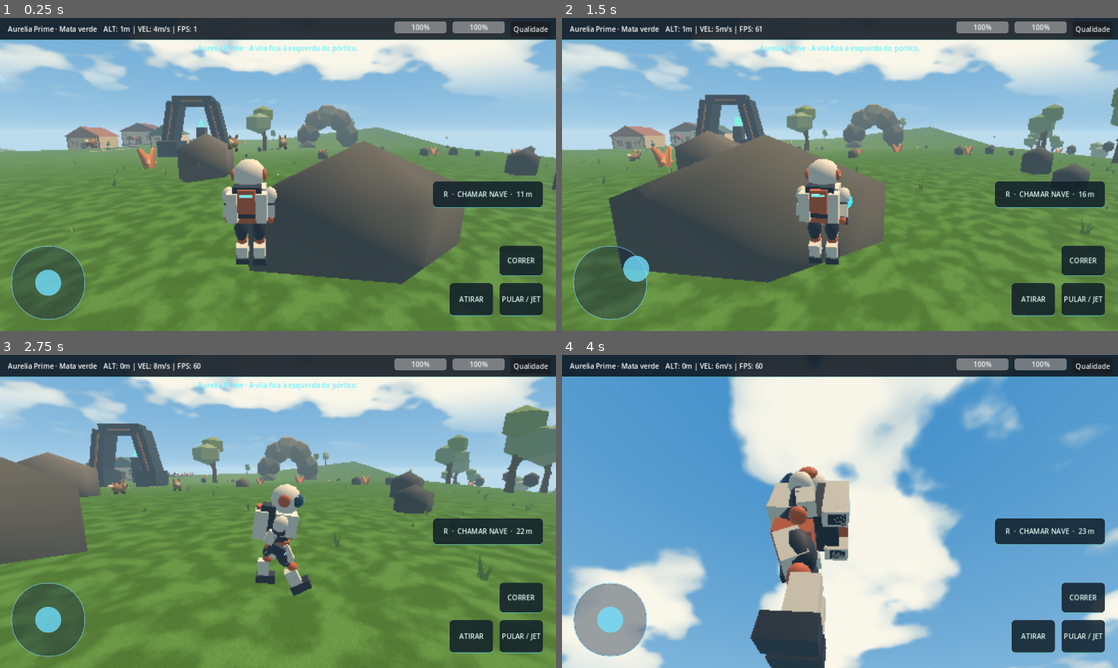
Above: before the commit, frames 1-4 (two rows, left to right).
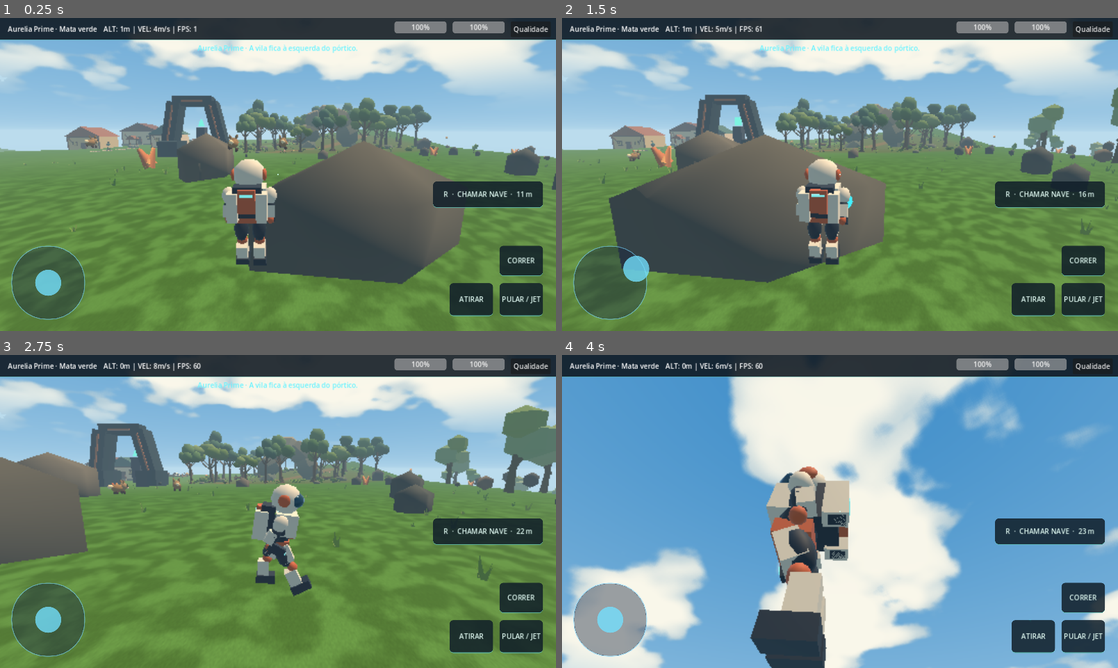
Above: after the commit, the same moments.

Repository: kaashi-ale/StarwardNomad
Game: Godot game, scene res://Main.tscn
Two runs of this game, one before a commit and one after it. Both use one fixed random seed, a clock stepped at 60 frames per second and the inputs below.
Inputs (mouse positions are in pixels of both pictures, inside the frame that each line leads up to):
- Up to frame 1 (0.25 s): no input
- Up to frame 2 (1.5 s): move the mouse to (962, 158) at 0.52 s; press the mouse at (962, 158) at 0.53 s; hold D (move_right) 0.53-1.25 s; tap Space (jump) at 0.77 s; release the mouse at (962, 158) at 1.25 s; drag from (728, 190) to (812, 237) at 1.27 s
- Up to frame 3 (2.75 s): move the mouse to (333, 442) at 2.02 s; hold D (move_right) from 2.03 s (still down); hold Shift (sprint) from 2.03 s (still down)
- Up to frame 4 (4 s): release D (move_right) at 2.75 s; release Shift (sprint) at 2.75 s; drag from (812, 574) to (673, 464) at 2.77 s; move the mouse to (1006, 558) at 3.52 s; hold A (move_left) from 3.53 s (still down); hold Tab from 3.53 s (still down); tap Space (jump) at 3.77 s

The runs differ from the first frame. In frame 1, 2.8% of the frame differs, in the area x 42-99%, y 25-46%; in frame 2, 3.0%; in frame 3, 3.1%, in the area x 32-100%, y 23-48%; in frame 4, nothing differs.

Commit message:
Reformula o Bosque do Arco em Aurelia Prime

Diff:
--- /dev/null
+++ b/Planets/AureliaForest.gd
@@ -0,0 +1,188 @@
+extends StaticBody3D
+## A hand-shaped grove along the curved survey trail between the gate and arch.
+
+const MODELS := preload("res://Planets/AureliaForestMeshes.gd")
+const CENTER := Vector2(25.0, 63.0)
+const CLEARING := Vector2(12.5, 69.0)
+
+var _landing: Node3D
+var _planet: Node3D
+var _ground: PhysicsDirectSpaceState3D
+var _rng := RandomNumberGenerator.new()
+var _cover: Array[MultiMesh] = []
+var _canopy: Array[MultiMesh] = []
+var _compact_canopy := false
+
+
+static func contains_offset(offset: Vector2) -> bool:
+	return ((offset - CENTER) / Vector2(28.0, 29.0)).length_squared() < 1.0 and offset.x > 1.5
+
+
+static func trail_x(y: float) -> float:
+	var distance := y - 61.0
+	return 25.0 + distance * 0.68 + 3.1 * sin(distance * 0.105)
+
+
+func build(landing: Node3D, planet: Node3D) -> void:
+	_landing = landing
+	_planet = planet
+	_ground = get_world_3d().direct_space_state
+	_rng.seed = 55102
+	_compact_canopy = QualityManager.current_preset == QualityManager.Preset.ECONOMY
+	_build_canopy()
+	_build_understory()
+	_build_deadwood()
+	_apply_quality(QualityManager.current_preset)
+	QualityManager.quality_changed.connect(_apply_quality)
+
+
+func _build_canopy() -> void:
+	# A staggered canopy on both sides preserves sightlines to the arch and the clearing.
+	var tree_sites: Array[Vector2] = [
+		Vector2(5, 45), Vector2(16, 44), Vector2(20, 42), Vector2(23, 46),
+		Vector2(7, 52), Vector2(11, 54), Vector2(30, 48), Vector2(35, 51),
+		Vector2(6, 59), Vector2(13, 60), Vector2(17, 64), Vector2(38, 55),
+		Vector2(6, 68), Vector2(20, 72), Vector2(23, 75), Vector2(39, 64),
+		Vector2(10, 78), Vector2(14, 81), Vector2(20, 85), Vector2(29, 86),
+		Vector2(25, 80), Vector2(35, 80), Vector2(44, 74), Vector2(47, 67),
+		Vector2(43, 58), Vector2(33, 56), Vector2(48, 59),
+	]
+	for variant in range(3):
+		var transforms: Array[Transform3D] = []
+		for index in range(variant, tree_sites.size(), 3):
+			var ground := _ground_pose(tree_sites[index])
+			var size := _rng.randf_range(0.72, 1.24)
+			var proportions := Vector3(size * _rng.randf_range(0.91, 1.12), size, size)
+			transforms.append(Transform3D(ground.basis * Basis.from_scale(proportions), ground.origin))
+			var trunk := CylinderShape3D.new()
+			trunk.radius = 0.37 * maxf(proportions.x, proportions.z)
+			trunk.height = 4.35 * size
+			_add_collision(trunk, ground.translated_local(Vector3.UP * (trunk.height * 0.5 - 0.12)))
+		_canopy.append(_batch("Canopy%d" % variant, MODELS.new().tree(variant, _compact_canopy), transforms))
+
+
+func _build_understory() -> void:
+	var shrubs: Array[Transform3D] = []
+	var ferns: Array[Transform3D] = []
+	var blossoms: Array[Transform3D] = []
+	var stones: Array[Transform3D] = []
+	for y: float in [42.0, 46.0, 49.0, 54.0, 71.0, 75.0]:
+		var x := trail_x(y)
+		blossoms.append(_scaled_pose(Vector2(x + 2.9, y), _rng.randf_range(1.1, 1.5)))
+		blossoms.append(_scaled_pose(Vector2(x + 3.4, y + 0.53), _rng.randf_range(0.74, 1.1)))
+		ferns.append(_scaled_pose(Vector2(x - 3.1, y + 0.3), _rng.randf_range(1.12, 1.52)))
+	for i in range(330):
+		var angle := _rng.randf_range(0, TAU)
+		var radial := sqrt(_rng.randf())
+		var offset := CENTER + Vector2(cos(angle) * 27.0, sin(angle) * 27.0) * radial
+		if not contains_offset(offset) or offset.distance_to(Vector2(25, 61)) < 7.6:
+			continue
+		var trail_distance := absf(offset.x - trail_x(offset.y))
+		var clearing_distance := offset.distance_to(CLEARING)
+		if trail_distance < 2.5 or clearing_distance < 3.6:
+			continue
+		var patch := sin(offset.x * 0.43 + offset.y * 0.11) + cos(offset.y * 0.46 - offset.x * 0.18)
+		var roll := _rng.randf()
+		if trail_distance < 5.4 or clearing_distance < 7.0:
+			if roll < 0.62:
+				blossoms.append(_scaled_pose(offset, _rng.randf_range(0.78, 1.48)))
+			elif roll < 0.86:
+				ferns.append(_scaled_pose(offset, _rng.randf_range(0.76, 1.28)))
+			else:
+				stones.append(_scaled_pose(offset, _rng.randf_range(0.29, 0.72)))
+		elif patch > -0.24:
+			if roll < 0.22 and shrubs.size() < 45:
+				shrubs.append(_scaled_pose(offset, _rng.randf_range(0.55, 1.05)))
+			elif roll < 0.86:
+				ferns.append(_scaled_pose(offset, _rng.randf_range(0.78, 1.45)))
+			else:
+				stones.append(_scaled_pose(offset, _rng.randf_range(0.35, 0.77)))
+	_cover.append(_batch("Understory", MODELS.new().shrub(), shrubs))
+	_cover.append(_batch("FernBanks", MODELS.new().fern(), ferns))
+	_cover.append(_batch("Wildflowers", MODELS.new().flowers(), blossoms))
+	_cover.append(_batch("LooseStone", MODELS.new().stone(), stones))
+
+
+func _build_deadwood() -> void:
+	var logs: Array[Transform3D] = []
+	for offset: Vector2 in [Vector2(11, 65), Vector2(35, 59), Vector2(28, 82)]:
+		var pose := _ground_pose(offset)
+		var size := _rng.randf_range(0.97, 1.30)
+		logs.append(Transform3D(pose.basis.scaled(Vector3.ONE * size), pose.origin))
+		var log_shape := CapsuleShape3D.new()
+		log_shape.radius = 0.32 * size
+		log_shape.height = 3.03 * size
+		var transform := pose.translated_local(Vector3.UP * 0.33 * size).rotated_local(Vector3.BACK, PI * 0.5)
+		_add_collision(log_shape, transform)
+	_batch("FallenWood", MODELS.new().log_model(), logs)
+
+	var formations: Array[Transform3D] = []
+	for offset: Vector2 in [Vector2(8, 57), Vector2(17, 71), Vector2(37, 52), Vector2(35, 70), Vector2(15, 78)]:
+		var pose := _ground_pose(offset)
+		var size := _rng.randf_range(1.1, 1.7)
+		formations.append(Transform3D(pose.basis.scaled(Vector3.ONE * size), pose.origin))
+		var boulder := SphereShape3D.new()
+		boulder.radius = size * 0.54
+		_add_collision(boulder, pose.translated_local(Vector3.UP * 0.16 * size))
+	_batch("WeatheredBoulders", MODELS.new().stone(), formations)
+
+
+func _scaled_pose(offset: Vector2, size: float) -> Transform3D:
+	var pose := _ground_pose(offset)
+	pose.basis = pose.basis.scaled(Vector3.ONE * size)
+	return pose
+
+
+func _ground_pose(offset: Vector2) -> Transform3D:
+	var point: Vector3 = _landing.surface_at_offset(offset)
+	var up := point.normalized()
+	var center: Vector3 = _planet.global_position
+	var world := center + point
+	var ray := PhysicsRayQueryParameters3D.create(world + up * 22.0, world - up * 22.0, 1)
+	var hit := _ground.intersect_ray(ray)
+	if not hit.is_empty():
+		world = hit["position"]
+	var reference := Vector3.RIGHT if absf(up.x) < 0.9 else Vector3.UP
+	var basis := Basis.looking_at(reference.slide(up), up).rotated(up, _rng.randf_range(0.0, TAU))
+	return Transform3D(basis, to_local(world - up * 0.048))
+
+
+func _add_collision(shape: Shape3D, placement: Transform3D) -> void:
+	var collider := CollisionShape3D.new()
+	collider.shape = shape
+	add_child(collider)
+	collider.transform = placement
+
+
+func _batch(label: String, mesh: ArrayMesh, transforms: Array[Transform3D]) -> MultiMesh:
+	var instances := MultiMesh.new()
+	instances.transform_format = MultiMesh.TRANSFORM_3D
+	instances.use_colors = true
+	instances.mesh = mesh
+	instances.instance_count = transforms.size()
+	for i in range(transforms.size()):
+		instances.set_instance_transform(i, transforms[i])
+		instances.set_instance_color(i, Color("#c5cdaf").lerp(Color.WHITE, _rng.randf_range(0.37, 1.0)))
+	var display := MultiMeshInstance3D.new()
+	display.name = label
+	display.multimesh = instances
+	display.cast_shadow = GeometryInstance3D.SHADOW_CASTING_SETTING_OFF
+	display.visibility_range_end = 175.0
+	display.visibility_range_end_margin = 12.0
+	add_child(display)
+	return instances
+
+
+func _apply_quality(preset: int) -> void:
+	var compact := preset == QualityManager.Preset.ECONOMY
+	if compact != _compact_canopy:
+		_compact_canopy = compact
+		for variant in range(_canopy.size()):
+			_canopy[variant].mesh = MODELS.new().tree(variant, compact)
+	var visible_fraction := 1.0
+	if preset == QualityManager.Preset.ECONOMY:
+		visible_fraction = 0.56
+	elif preset == QualityManager.Preset.LOW:
+		visible_fraction = 0.77
+	for batch: MultiMesh in _cover:
+		batch.visible_instance_count = roundi(batch.instance_count * visible_fraction)
--- /dev/null
+++ b/Planets/AureliaForestMeshes.gd
@@ -0,0 +1,179 @@
+extends RefCounted
+## Compact vertex-colored meshes for the woodland. Each type uses a single surface.
+
+var _surface := SurfaceTool.new()
+
+
+func _init() -> void:
+	_surface.begin(Mesh.PRIMITIVE_TRIANGLES)
+
+
+func tree(variant: int, compact: bool) -> ArrayMesh:
+	var rng := RandomNumberGenerator.new()
+	rng.seed = 271 + variant * 37
+	var bark := [Color("#79604b"), Color("#796854"), Color("#655649")][variant] as Color
+	var leaf := [Color("#59804a"), Color("#78944b"), Color("#416c52")][variant] as Color
+	var height := [7.7, 6.3, 9.5][variant] as float
+	var lean := Vector3([0.85, -0.63, 0.44][variant], 0, 0.24)
+	var fork := Vector3(0, height * 0.52, 0) + lean * 0.45
+	var crown_sides := 6 if compact else 8
+	var crown_rows := 3 if compact else 4
+	var tip := Vector3.UP * height + lean
+	_tube([Vector3(0, -0.24, 0), Vector3(0.05, 0.57, 0.12), fork, tip], [0.50, 0.36, 0.23, 0.068], bark, 7)
+	for i in range(4):
+		var angle := TAU * i / 4.0 + rng.randf_range(-0.24, 0.24)
+		var root := Vector3(cos(angle), 0, sin(angle))
+		_tube([root * 0.86 - Vector3.UP * 0.18, root * 0.36 + Vector3.UP * 0.26, Vector3.UP * 0.76], [0.095, 0.14, 0.17], bark.darkened(0.06), 5)
+	for i in range(5):
+		var angle := i * 2.399 + variant * 0.88
+		var direction := Vector3(cos(angle), 0, sin(angle))
+		var outward := (2.0 if variant == 1 else 1.6) + rng.randf_range(-0.18, 0.36)
+		var end := fork + direction * outward + Vector3.UP * (height * 0.24 + rng.randf_range(-0.5, 0.5))
+		var start := fork - Vector3.UP * rng.randf_range(0.15, 0.87)
+		_tube([start, start.lerp(end, 0.55) - Vector3.UP * 0.17, end], [0.14, 0.095, 0.039], bark, 5)
+		var dimensions := Vector3(2.8, 2.05, 2.3) if variant == 1 else Vector3(2.45, 2.35, 2.15)
+		_lobe(end + Vector3.UP * 0.45, dimensions * rng.randf_range(0.82, 1.15), leaf.lightened(rng.randf_range(-0.1, 0.16)), angle, crown_sides, crown_rows)
+	_lobe(tip - Vector3.UP * 0.07, Vector3(3.1, 2.15 if variant == 1 else 3.15, 2.73), leaf.lightened(0.12), variant, crown_sides, crown_rows)
+	return _finish()
+
+
+func shrub() -> ArrayMesh:
+	_lobe(Vector3(-0.37, 0.45, 0.04), Vector3(1.34, 1.03, 1.16), Color("#506b36"), 1.0, 6, 3)
+	_lobe(Vector3(0.35, 0.44, 0.06), Vector3(1.29, 0.89, 1.0), Color("#678644"), 3.0, 6, 3)
+	_lobe(Vector3(0.07, 0.67, -0.21), Vector3(1.36, 1.32, 1.16), Color("#758c47"), 0.0, 6, 3)
+	return _finish()
+
+
+func fern() -> ArrayMesh:
+	for i in range(5):
+		var angle := float(i) * 2.399
+		var forward := Vector3(cos(angle), 0, sin(angle))
+		var width := forward.cross(Vector3.UP)
+		var start := Vector3.UP * 0.045
+		var last := start
+		var span := 0.68 + (i % 3) * 0.14
+		for rib in range(4):
+			var t := (rib + 1) / 5.0
+			var bend := start + forward * span * t + Vector3.UP * sin(t * 2.45) * 0.49
+			var joint := last.lerp(bend, 0.23)
+			_triangle(last - width * 0.018, bend, last + width * 0.018, Color("#829d52"), true)
+			var reach := sin(t * PI) * 0.22
+			for side: float in [-1.0, 1.0]:
+				var end := bend + width * reach * side + forward * 0.15
+				_triangle(joint, bend + forward * 0.06, end, Color("#789b4e"), true)
+			last = bend
+		_triangle(last - width * 0.028, start + forward * span * 1.13 + Vector3.UP * 0.36,
+			last + width * 0.028, Color("#92a758"), true)
+	return _finish()
+
+
+func flowers() -> ArrayMesh:
+	for i in range(4):
+		var angle := float(i) * 2.399
+		var offset := Vector3(cos(angle), 0, sin(angle)) * 0.22
+		var head := offset + Vector3.UP * (0.29 + 0.10 * (i % 3))
+		_tube([offset * 0.50, head], [0.019, 0.013], Color("#637638"), 4)
+		var petal := Color("#ecce8d") if i % 3 == 0 else Color("#d798a2")
+		for p in range(5):
+			var direction := Vector3(cos(p * TAU / 5.0), 0, sin(p * TAU / 5.0))
+			var side := direction.cross(Vector3.UP)
+			var tip := head + direction * 0.115 + Vector3.UP * 0.032
+			_triangle(head, tip - side * 0.050, tip + side * 0.050, petal, true)
+			var center := head + Vector3.UP * 0.027
+			_triangle(center, center + direction * 0.04 - side * 0.019,
+				center + direction * 0.04 + side * 0.019, Color("#c99558"), true)
+	return _finish()
+
+
+func stone() -> ArrayMesh:
+	_lobe(Vector3.UP * 0.19, Vector3(1.71, 1.13, 1.36), Color("#767a6a"), 2.2, 8, 4)
+	return _finish()
+
+
+func log_model() -> ArrayMesh:
+	var bark := Color("#6c5340")
+	_tube([Vector3(-1.48, 0.36, -0.10), Vector3(-0.6, 0.38, 0.04), Vector3(0.56, 0.42, 0.08), Vector3(1.46, 0.39, 0)], [0.39, 0.36, 0.32, 0.28], bark, 9)
+	_disk(Vector3(-1.49, 0.36, -0.10), 0.34, Color("#aa8056"), -1.0)
+	_disk(Vector3(-1.506, 0.36, -0.10), 0.24, Color("#c39b69"), -1.0)
+	_disk(Vector3(1.47, 0.39, 0), 0.23, Color("#b99165"), 1.0)
+	_tube([Vector3(0.41, 0.46, -0.04), Vector3(0.46, 0.82, -0.14), Vector3(0.63, 0.91, -0.19)], [0.1, 0.077, 0.05], bark, 5)
+	_lobe(Vector3(-0.48, 0.66, 0.08), Vector3(1.45, 0.27, 0.55), Color("#75824b"), 1.1, 7, 3)
+	return _finish()
+
+
+func _disk(center: Vector3, radius: float, tint: Color, sign_value: float) -> void:
+	for i in range(9):
+		var a := TAU * i / 9.0
+		var b := TAU * (i + 1) / 9.0
+		var first := center + Vector3(0, cos(a), sin(a)) * radius
+		var second := center + Vector3(0, cos(b), sin(b)) * radius
+		_triangle(center, first, second, tint, false, Vector3.RIGHT * sign_value)
+
+
+func _tube(points: Array, widths: Array, tint: Color, sides: int) -> void:
+	var rings: Array[PackedVector3Array] = []
+	for i in range(points.size()):
+		var axis: Vector3 = (points[mini(i + 1, points.size() - 1)] - points[maxi(i - 1, 0)]).normalized()
+		var reference := Vector3.RIGHT if absf(axis.x) < 0.91 else Vector3.UP
+		var radial := axis.cross(reference).normalized()
+		var tangent := axis.cross(radial)
+		var ring := PackedVector3Array()
+		for side in range(sides):
+			var theta := TAU * side / sides
+			var angle := (radial * cos(theta) + tangent * sin(theta)) * float(widths[i])
+			ring.append(points[i] + angle * (1.0 + 0.10 * sin(theta * 3.0 + i)))
+		rings.append(ring)
+	for row in range(rings.size() - 1):
+		for side in range(sides):
+			var nxt := (side + 1) % sides
+			var a := rings[row][side]
+			var b := rings[row][nxt]
+			var c := rings[row + 1][side]
+			var d := rings[row + 1][nxt]
+			var outward: Vector3 = (a + b) * 0.5 - points[row]
+			var color := tint.darkened(0.085 * (side % 3))
+			_triangle(a, c, b, color, false, outward)
+			_triangle(b, c, d, color, false, outward)
+
+
+func _lobe(center: Vector3, dimensions: Vector3, tint: Color, seed_value: float, sides := 8, rows := 4) -> void:
+	var mesh := SphereMesh.new()
+	mesh.radial_segments = sides
+	mesh.rings = rows
+	var arrays := mesh.get_mesh_arrays()
+	var vertices: PackedVector3Array = arrays[Mesh.ARRAY_VERTEX]
+	var indices: PackedInt32Array = arrays[Mesh.ARRAY_INDEX]
+	_surface.set_smooth_group(0)
+	for index in indices:
+		var point := vertices[index]
+		# Ripple each crown consistently at its seams and poles.
+		var shell := 1.0 + sin(point.x * 14.0 + point.z * 8.0 + seed_value) * sin(point.y * 10.0 + point.z * 9.0) * 0.15
+		var color := tint.darkened(maxf(0.0, -point.y) * 0.42).lightened(maxf(0.0, point.y) * 0.16)
+		_surface.set_color(color)
+		_surface.add_vertex(center + point * dimensions * shell)
+	_surface.set_smooth_group(-1)
+
+
+func _triangle(a: Vector3, b: Vector3, c: Vector3, tint: Color, double_sided := false, outward := Vector3.ZERO) -> void:
+	_surface.set_smooth_group(-1)
+	_surface.set_color(tint)
+	_surface.add_vertex(a)
+	var reverse := not outward.is_zero_approx() and (c - a).cross(b - a).dot(outward) < 0.0
+	_surface.add_vertex(c if reverse else b)
+	_surface.add_vertex(b if reverse else c)
+	if double_sided:
+		_surface.add_vertex(a)
+		_surface.add_vertex(c)
+		_surface.add_vertex(b)
+
+
+func _finish() -> ArrayMesh:
+	_surface.generate_normals()
+	_surface.index()
+	var material := StandardMaterial3D.new()
+	material.vertex_color_use_as_albedo = true
+	material.roughness = 0.96
+	material.metallic_specular = 0.13
+	material.shading_mode = BaseMaterial3D.SHADING_MODE_PER_VERTEX
+	_surface.set_material(material)
+	return _surface.commit()
--- a/Planets/AureliaLanding.gd
+++ b/Planets/AureliaLanding.gd
@@ -1,6 +1,7 @@
 extends Node3D
 ## Dunes, copper fans and the remains of a survey gate around the first landing site.
 
+const FOREST := preload("res://Planets/AureliaForest.gd")
 const VILLAGE := preload("res://Planets/AureliaVillage.gd")
 const VILLAGE_CENTER := Vector2(-29.0, 64.0)
 const MONOLITH := preload("res://Combat/AncientMonolith.tscn")
@@ -20,6 +21,27 @@
 	_build_gate()
 	_build_stone_arch()
 	_build_village.call_deferred()
+	_build_forest.call_deferred()
+
+
+func is_forest_direction(direction: Vector3) -> bool:
+	var up := _origin.normalized()
+	var projection := direction.dot(up)
+	if projection < 0.95:
+		return false
+	var point := direction * (_origin.length() / projection)
+	return FOREST.contains_offset(Vector2(point.dot(_right), point.dot(_forward)))
+
+
+func _build_forest() -> void:
+	await get_tree().physics_frame
+	var forest := FOREST.new()
+	forest.name = "BosqueDoArco"
+	forest.collision_layer = 32
+	forest.collision_mask = 0
+	add_child(forest)
+	forest.position = surface_at_offset(FOREST.CENTER)
+	forest.build(self, _planet)
 
 
 func village_direction() -> Vector3:
@@ -60,6 +82,8 @@
 		var offset := Vector2(cos(angle), sin(angle)) * radius
 		if absf(offset.x + 2.0) < 6.0 and offset.y > 0.0 and offset.y < 45.0:
 			offset.x += 9.0
+		if FOREST.contains_offset(offset):
+			offset += Vector2(32.0, -32.0)
 		if offset.distance_to(VILLAGE_CENTER) < 29.0:
 			offset.x -= 49.0
 		var point := surface_at_offset(offset)
@@ -86,6 +110,8 @@
 		var angle := rng.randf_range(0.0, TAU)
 		var radius := rng.randf_range(15.0, 103.0)
 		var offset := Vector2(cos(angle), sin(angle)) * radius
+		if FOREST.contains_offset(offset):
+			offset += Vector2(30.0, -29.0)
 		if offset.distance_to(VILLAGE_CENTER) < 25.0:
 			offset.x -= 44.0
 		var point := surface_at_offset(offset)
--- a/Planets/AureliaTerrain.gdshader
+++ b/Planets/AureliaTerrain.gdshader
@@ -3,6 +3,9 @@
 
 uniform sampler2D surface_grain : hint_default_white, filter_linear_mipmap, repeat_enable;
 uniform float meadow = 0.0;
+uniform bool grove_enabled = false;
+uniform vec3 grove_right = vec3(1.0, 0.0, 0.0);
+uniform vec3 grove_forward = vec3(0.0, 0.0, -1.0);
 varying vec3 ground_position;
 varying float flatness;
 
@@ -19,6 +22,23 @@
 	vec3 grass = mix(vec3(0.79, 0.90, 0.63), vec3(1.01, 1.13, 0.86), smoothstep(-0.19, 0.25, patches));
 	vec3 stone = COLOR.rgb * (1.0 + patches * 0.35);
 	ALBEDO = mix(stone, COLOR.rgb * grass * (1.0 + fibers * 0.24), turf);
+	if (grove_enabled) {
+		vec2 site = vec2(dot(ground_position, grove_right), dot(ground_position, grove_forward));
+		float rim = length((site - vec2(25.0, 63.0)) / vec2(28.0, 29.0));
+		float side = dot(normalize(ground_position), cross(grove_right, grove_forward));
+		float grove = (1.0 - smoothstep(0.74, 1.01, rim)) * smoothstep(0.90, 0.99, side);
+		if (grove > 0.001) {
+			float coarse = texture(surface_grain, site * 0.44 + vec2(0.8, 0.3)).r;
+			float delta = site.y - 61.0;
+			float center = 25.0 + delta * 0.68 + sin(delta * 0.105) * 3.1;
+			float trail = 1.0 - smoothstep(1.1, 2.65, abs(site.x - center) + (coarse - 0.5) * 1.9);
+			float glade = 1.0 - smoothstep(3.2, 8.0, length(site - vec2(12.5, 69.0)));
+			vec3 litter = mix(vec3(0.32, 0.37, 0.19), vec3(0.44, 0.48, 0.29), coarse);
+			vec3 dust = mix(vec3(0.43, 0.33, 0.22), vec3(0.60, 0.49, 0.33), coarse);
+			vec3 floor_tint = mix(litter, ALBEDO * 1.07, glade * 0.81);
+			ALBEDO = mix(ALBEDO, mix(floor_tint, dust, trail), grove * 0.83);
+		}
+	}
 	ROUGHNESS = 0.98;
 	SPECULAR = 0.10;
 }
--- a/Planets/PlanetBody.gd
+++ b/Planets/PlanetBody.gd
@@ -133,6 +133,10 @@
 	_orbital_material.transparency = BaseMaterial3D.TRANSPARENCY_ALPHA if opacity < 0.999 else BaseMaterial3D.TRANSPARENCY_DISABLED
 	if weight >= 0.97:
 		_distant_proxy_inst.hide()
+
+
+func is_forest_area(direction: Vector3) -> bool:
+	return is_instance_valid(_landing) and _landing.is_forest_direction(direction)
 
 
 func is_village_area(direction: Vector3) -> bool:
@@ -226,6 +230,12 @@
 	grain.noise = texture_noise
 	material.set_shader_parameter("surface_grain", grain)
 	material.set_shader_parameter("meadow", 1.0 if is_aurelia() else (0.82 if planet_name == "Veridian Mire" else 0.0))
+	if is_aurelia():
+		var up := AURELIA_START_DIRECTION
+		var right := Vector3.RIGHT.cross(up).normalized()
+		material.set_shader_parameter("grove_enabled", true)
+		material.set_shader_parameter("grove_right", right)
+		material.set_shader_parameter("grove_forward", up.cross(right))
 	_terrain_mesh_inst = Node3D.new()
 	_terrain_mesh_inst.name = "TerrainMesh"
 	add_child(_terrain_mesh_inst)
--- a/Planets/SurfaceLife.gd
+++ b/Planets/SurfaceLife.gd
@@ -77,7 +77,7 @@
 	for sample in range(count):
 		var offset := right * rng.randf_range(-35.0, 35.0) + tangent * rng.randf_range(-35.0, 35.0)
 		var direction := (center * radius + offset).normalized()
-		if _planet.is_aurelia() and (direction.distance_to(Vector3(0.180171244, 0.960913302, 0.210199785)) * radius < 48.0 or _planet.is_village_area(direction)):
+		if _planet.is_aurelia() and (direction.distance_to(Vector3(0.180171244, 0.960913302, 0.210199785)) * radius < 48.0 or _planet.is_village_area(direction) or _planet.is_forest_area(direction)):
 			continue
 		var surface: float = _planet.get_surface_radius_at_dir(direction)
 		var biome: int = _planet.get_biome(direction, surface - radius)
@@ -144,6 +144,8 @@
 		if sin(x * 0.27) * cos(y * 0.23) < -0.28:
 			continue
 		var direction := (anchor + right * x + tangent * y).normalized()
+		if _planet.is_forest_area(direction):
+			continue
 		var altitude: float = _planet.get_surface_radius_at_dir(direction)
 		var world: Vector3 = _planet.global_position + direction * altitude
 		var ray := PhysicsRayQueryParameters3D.create(world + direction * 55.0, world - direction * 55.0, 1)
